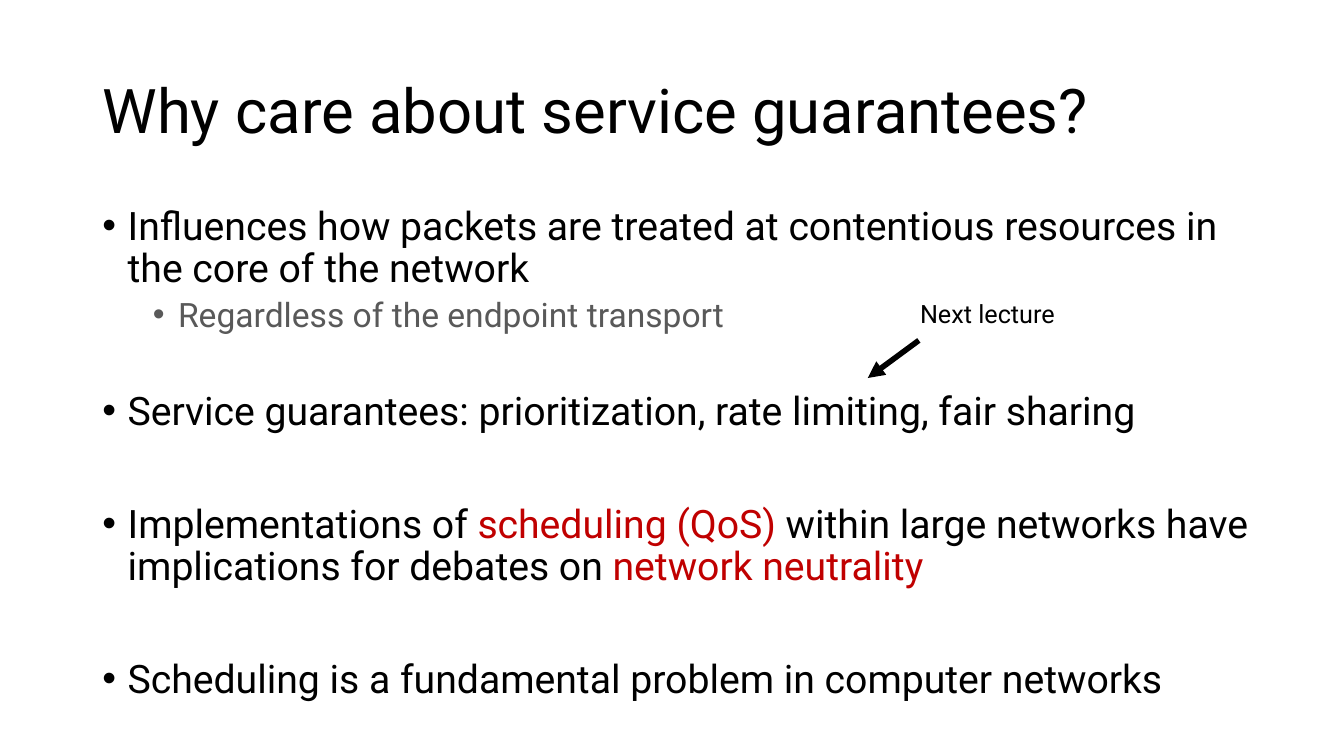
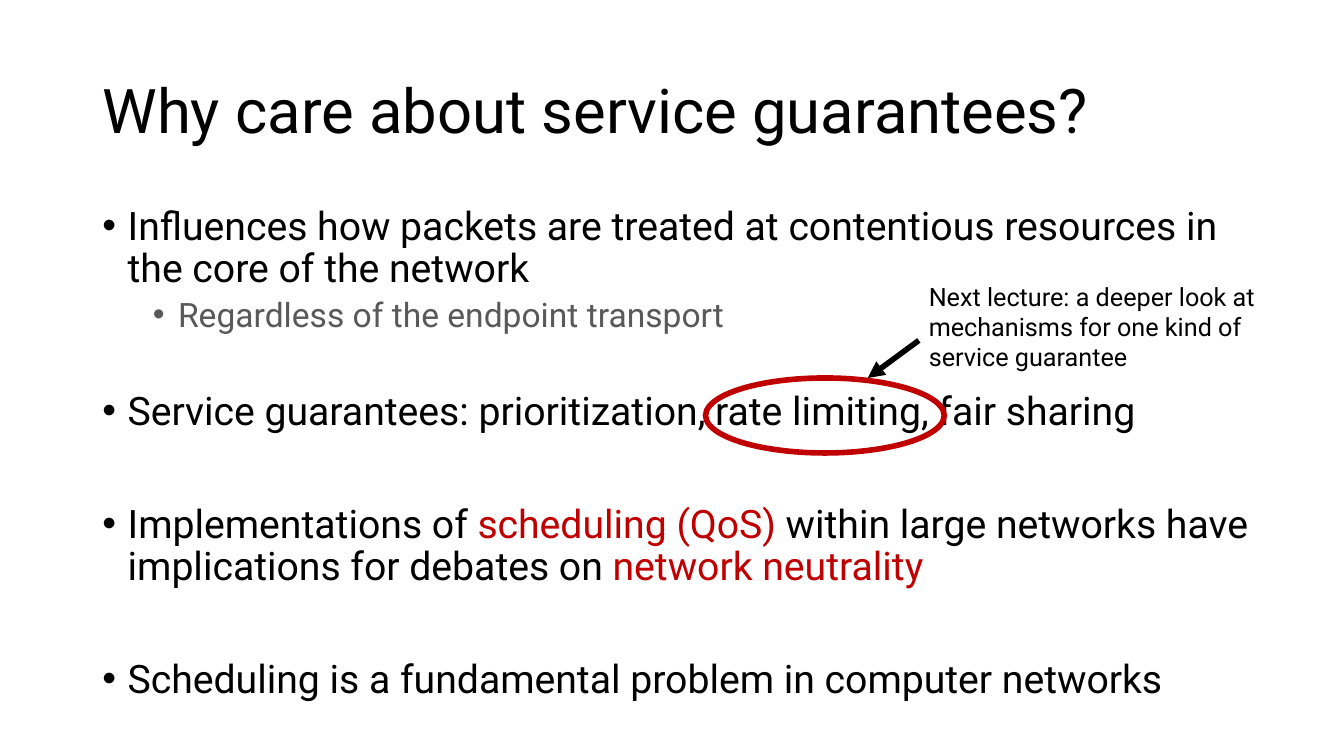
Before and after one commit to ngsrinivas/coursegen, a slide deck: slide 15 of ex/352-S21/staging/352-S21/lectures/network-qos.pptx (slide 14 before the commit). Drawn at 1344x756 pixels with LibreOffice and Linux fonts; fonts in the diff are those of the drawing. Boxes give left, top, right and bottom in pixels: in the first picture for what was removed or moved away, otherwise in the second. Text is boxed around its words. In the diff, an @@ line names an element or a change of style, - is before the commit and + after.

```diff
--- a/ex/352-S21/staging/352-S21/lectures/network-qos.pptx
+++ b/ex/352-S21/staging/352-S21/lectures/network-qos.pptx
@@ text at [929, 287, 1255, 372]: text changed @@
-Next lecture
+Next lecture: a deeper look at mechanisms for one kind of service guarantee
@@ ellipse added at [706, 378, 945, 453], outline #C00000 4 pt @@
```
Also in this commit, not shown: 14 other slides changed, 11 slides added, 9 slides removed, 1 other file.
